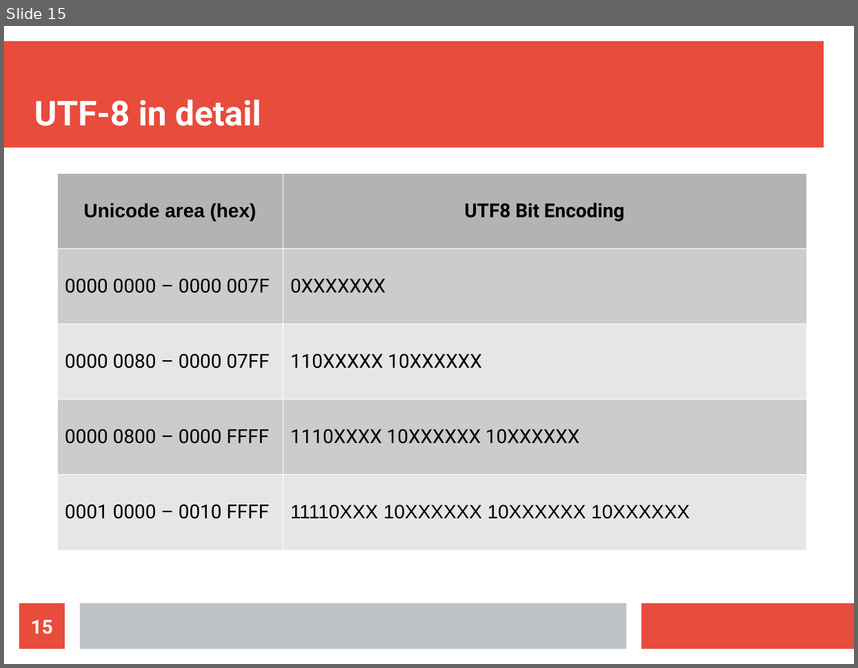
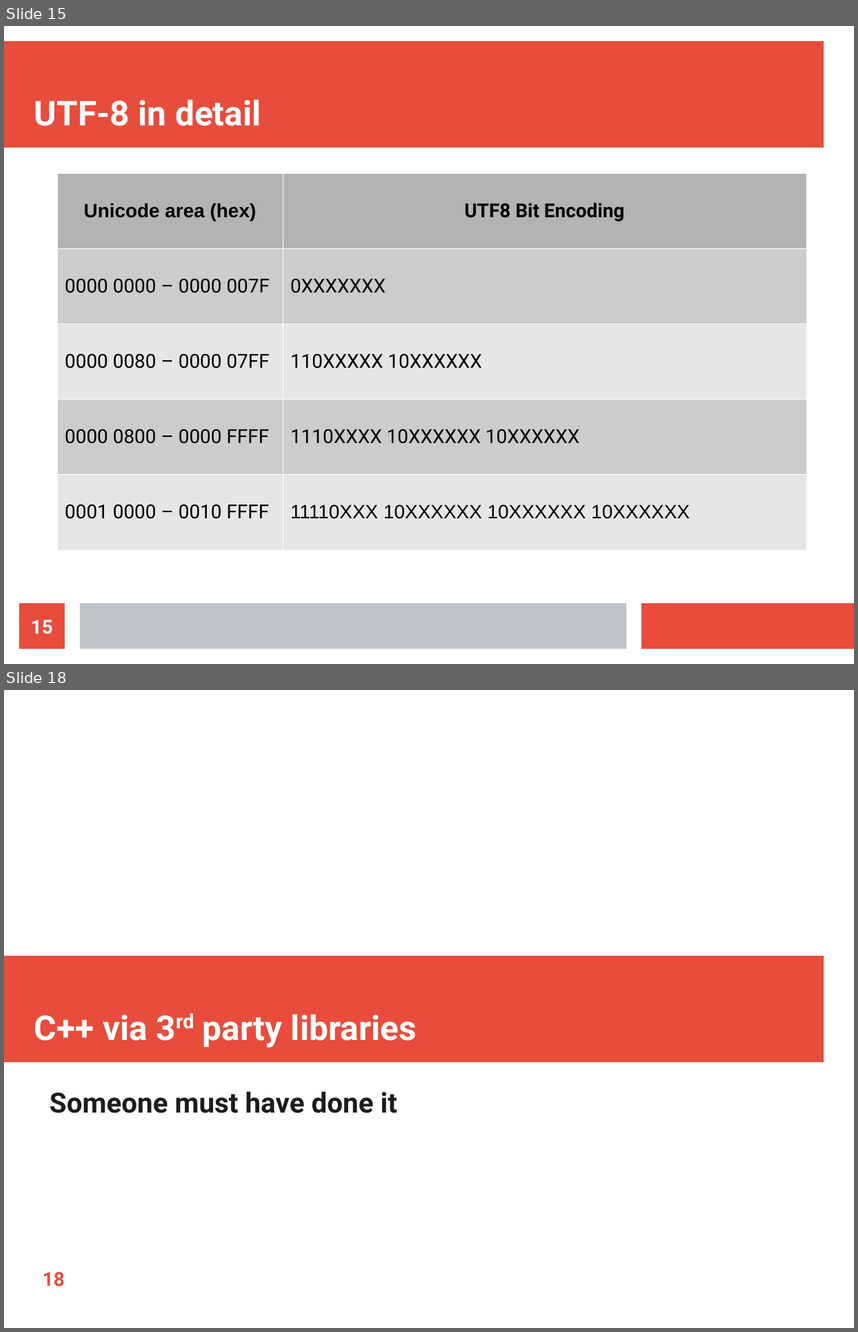
Before and after one commit to CPPUserGroups/Germany-Hamburg, a slide deck: unicode/slides.odp. Shown one above the other, each under a label of ours: slide 15 before the commit, slides 15 and 18 after it; the slides between them are not shown. The pictures are 858x668 and 858x1332 pixels, drawn with LibreOffice and Linux fonts; fonts in the diff are those of the drawing. Boxes give left, top, right and bottom in pixels: in the first picture for what was removed or moved away, otherwise in the second. Text is boxed around its words. In the diff, an @@ line names an element or a change of style, - is before the commit and + after.

```diff
--- a/unicode/slides.odp
+++ b/unicode/slides.odp
@@ slide 18 added at <box>4,690,854,1328</box>, background #FFFFFF @@
@@ rectangle added at <box>4,956,824,1062</box>, fill #E74C3C @@
@@ title added at <box>34,1014,417,1047</box>, 32 pt, text #FFFFFF, bold @@
+C++ via 3rd party libraries
@@ text added at <box>50,1091,397,1113</box>, 26 pt, text #1C1C1C, bold @@
+Someone must have done it
@@ page number added at <box>43,1272,65,1286</box>, 18 pt, text #E74C3C, bold @@
+18
```
Also in this commit, not shown: 2 other slides added.
